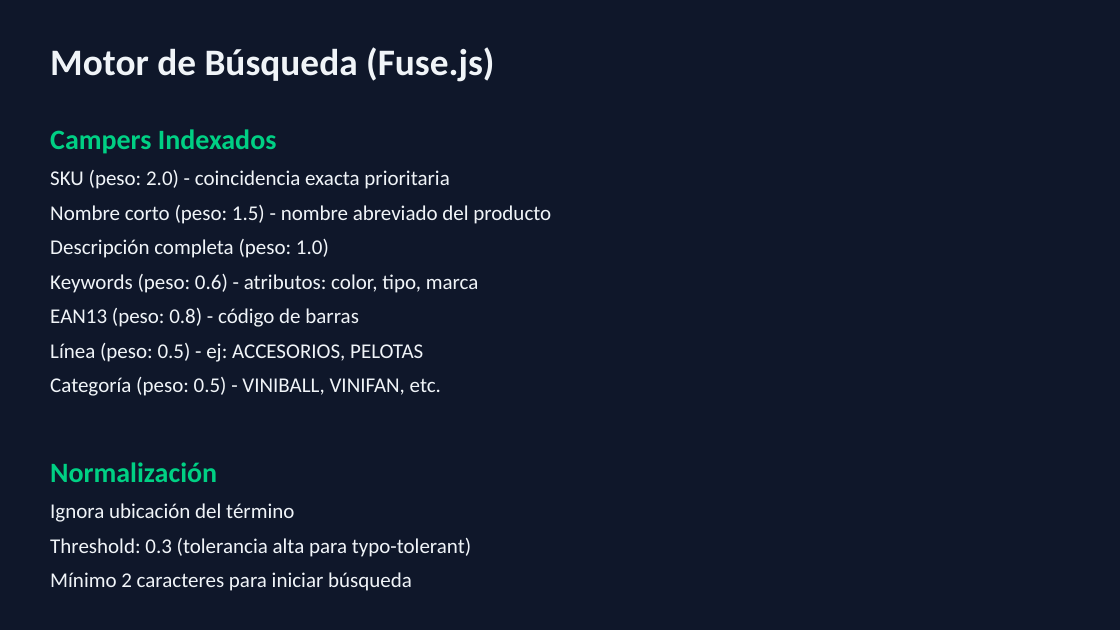
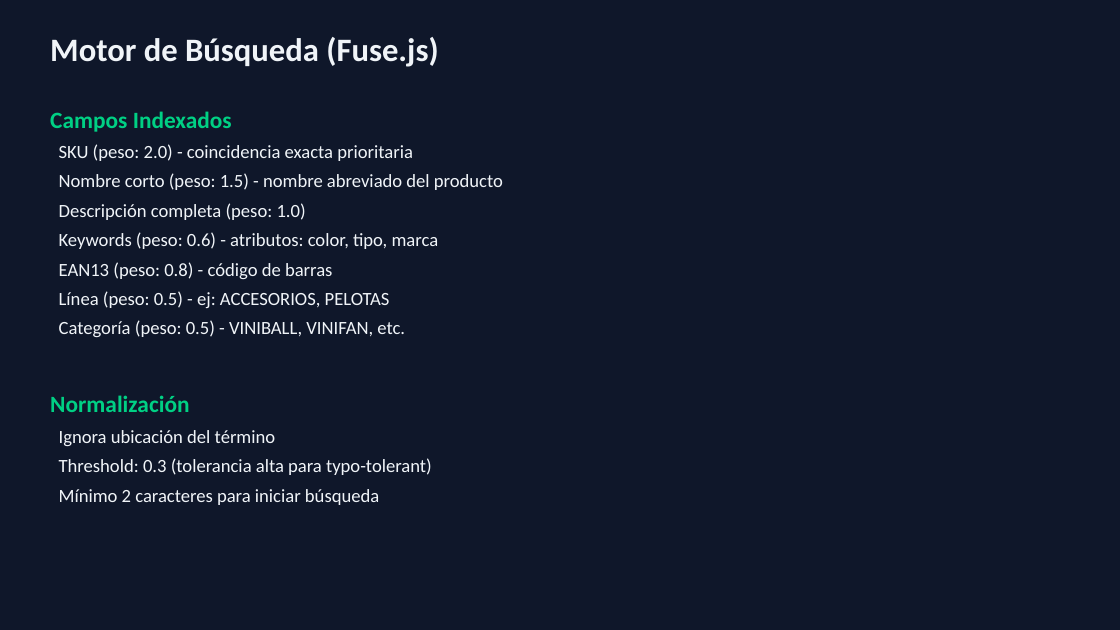
Before and after one commit to carloscus/g360-stock-reporter, a slide deck: slide 13 of StockPulse_Manual_Tecnico.pptx. Drawn at 1120x630 pixels with LibreOffice and Linux fonts; fonts in the diff are those of the drawing. Boxes give left, top, right and bottom in pixels: in the first picture for what was removed or moved away, otherwise in the second. Text is boxed around its words. In the diff, an @@ line names an element or a change of style, - is before the commit and + after.

```diff
--- a/StockPulse_Manual_Tecnico.pptx
+++ b/StockPulse_Manual_Tecnico.pptx
@@ text "Motor de Búsqueda (Fuse.js)": place and size @@
-text "Motor de Búsqueda (Fuse.js)" at <box>50,47,494,82</box>
+text "Motor de Búsqueda (Fuse.js)" at <box>50,37,438,67</box>
@@ text "Motor de Búsqueda (Fuse.js)" at <box>50,37,438,67</box>: size 32 to 28 pt @@
@@ text "Campos Indexados": place and size @@
-text "Campos Indexados" at <box>50,129,551,591</box>
+text "Campos Indexados" at <box>50,111,503,505</box>
@@ text at <box>50,111,232,132</box>: text changed; size 24 to 20 pt @@
-Campers Indexados
+Campos Indexados
@@ text at <box>50,144,503,505</box>: size 18 to 16 pt; size 24 to 20 pt in "Normalización"; less space between paragraphs @@
```
Also in this commit, not shown: 25 other slides changed.
